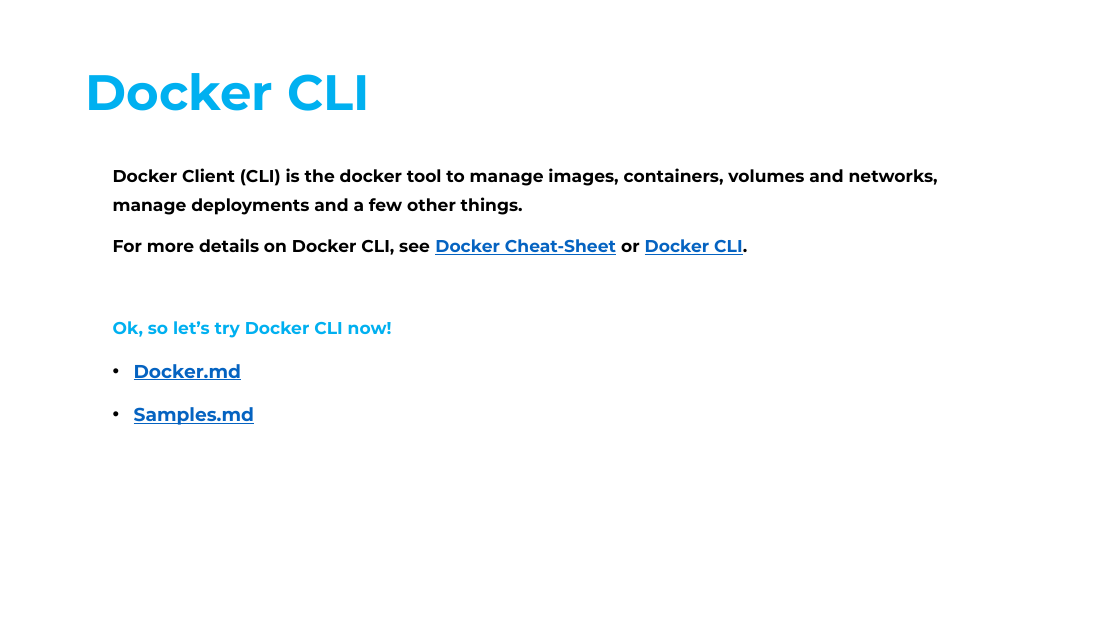
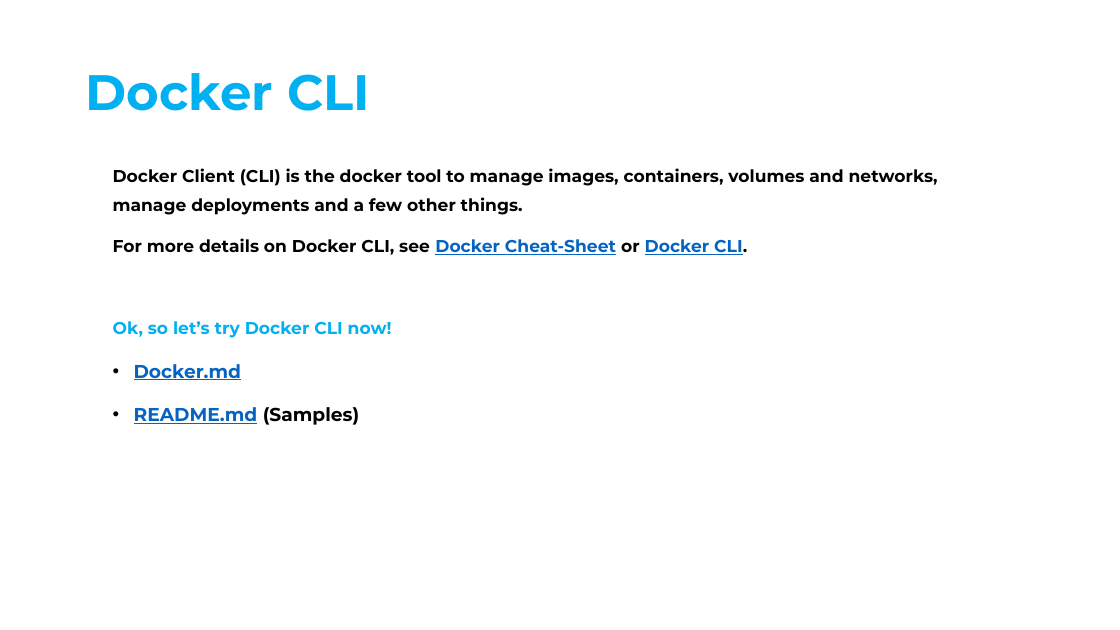
Before and after one commit to alexz76/Swapfiets.Docker, a slide deck: slide 13 of Docker - Swapfiets Training.pptx. Drawn at 1120x630 pixels with LibreOffice and Linux fonts; fonts in the diff are those of the drawing. Boxes give left, top, right and bottom in pixels: in the first picture for what was removed or moved away, otherwise in the second. Text is boxed around its words. In the diff, an @@ line names an element or a change of style, - is before the commit and + after.

Commit message:
Updating presentation

```diff
--- a/Docker - Swapfiets Training.pptx
+++ b/Docker - Swapfiets Training.pptx
@@ text at [134,407,359,425]: text changed @@
-• Samples.md
+• README.md (Samples)
```
Also in this commit, not shown: 1 other file.
